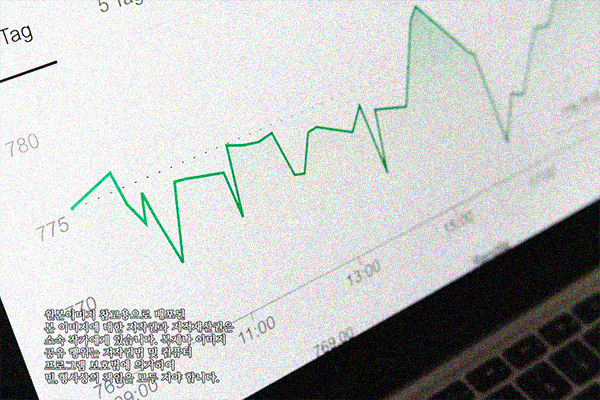
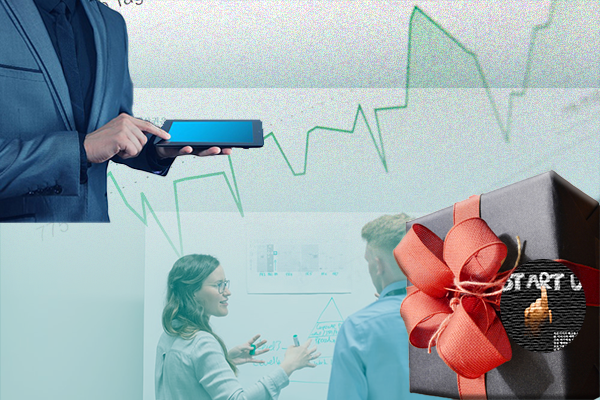
The second (600, 400) image is a revision of the first. Changes to its layers:
showed "1급-9", painted on it over (50, 13, 600, 388)
added layer "Layer 2" above "Hue/Saturation 1" over (500, 259, 586, 353)
added layer "Layer 1" above "Layer 3" over (392, 169, 600, 400)
added layer "Layer 3" above "1급-8" over (0, 0, 264, 223)
painted on "1급-8", masked it over (0, 0, 600, 400)
